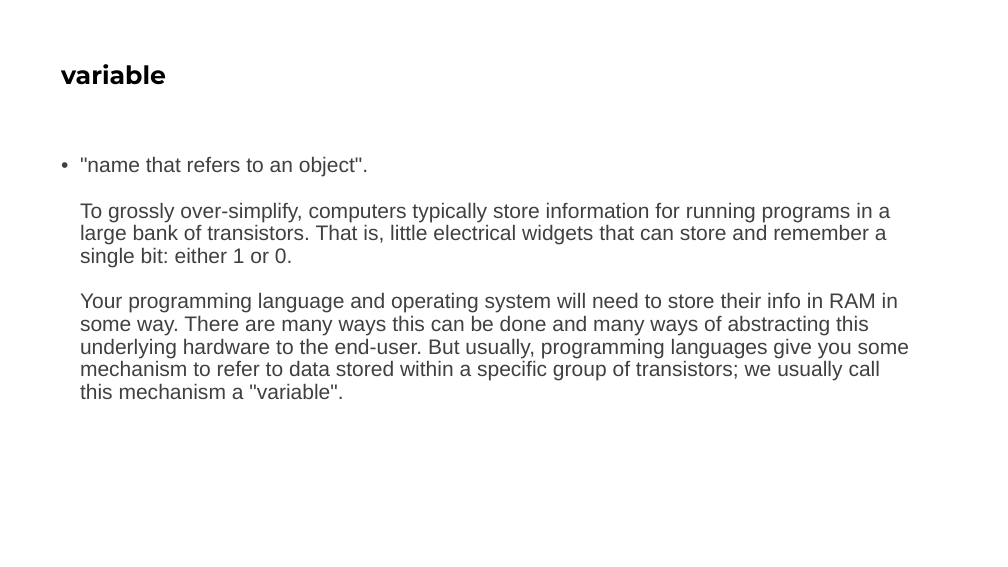
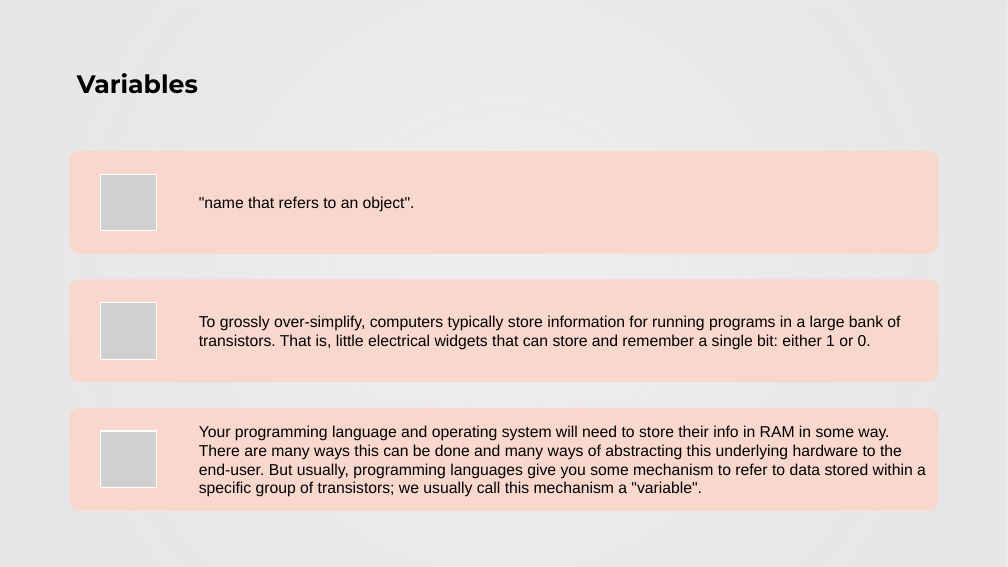
Before and after one commit to Mn-Nisar/Kannur_university_workshop, a slide deck: slide 3 of Python Masterclass.pptx (slide 4 before the commit). Drawn at 1008x567 pixels with LibreOffice and Linux fonts; fonts in the diff are those of the drawing; grey boxes stand for pictures; background and template pictures are left out. Boxes give left, top, right and bottom in pixels: in the first picture for what was removed or moved away, otherwise in the second. Text is boxed around its words. In the diff, an @@ line names an element or a change of style, - is before the commit and + after.

```diff
--- a/Python Masterclass.pptx
+++ b/Python Masterclass.pptx
@@ rectangle added at bbox=[0, 0, 1008, 567], fill gradient #E7E6E6 @@
@@ title at bbox=[77, 73, 198, 94]: text changed @@
-variable
+Variables
@@ text "Your programming language and operating ..." at bbox=[199, 425, 926, 497]: vertical alignment top to middle @@
@@ group added at bbox=[70, 151, 939, 511]: 3 rounded rectangles, 3 pictures, 2 texts @@
+"name that refers to an object".
+To grossly over-simplify, computers typically store information for running programs in a large bank of transistors. That is, little electrical widgets that can store and remember a single bit: either 1 or 0.
@@ text at bbox=[199, 425, 926, 497]: text changed; size 20 to 15 pt; text colour #404040 to #000000 @@
-• "name that refers to an object".
-  To grossly over-simplify, computers typically store information for running programs in a large bank of transistors. That is, little electrical widgets that can store and remember a single bit: either 1 or 0.
-  Your programming language and operating system will need to store their info in RAM in some way. There are many ways this can be done and many ways of abstracting this underlying hardware to the end-user. But usually, programming languages give you some mechanism to refer to data stored within a specific group of transistors; we usually call this mechanism a "variable".
+Your programming language and operating system will need to store their info in RAM in some way. There are many ways this can be done and many ways of abstracting this underlying hardware to the end-user. But usually, programming languages give you some mechanism to refer to data stored within a specific group of transistors; we usually call this mechanism a "variable".
```
Also in this commit, not shown: 3 other slides changed, 6 slides added, 4 slides removed, 3 other files.
